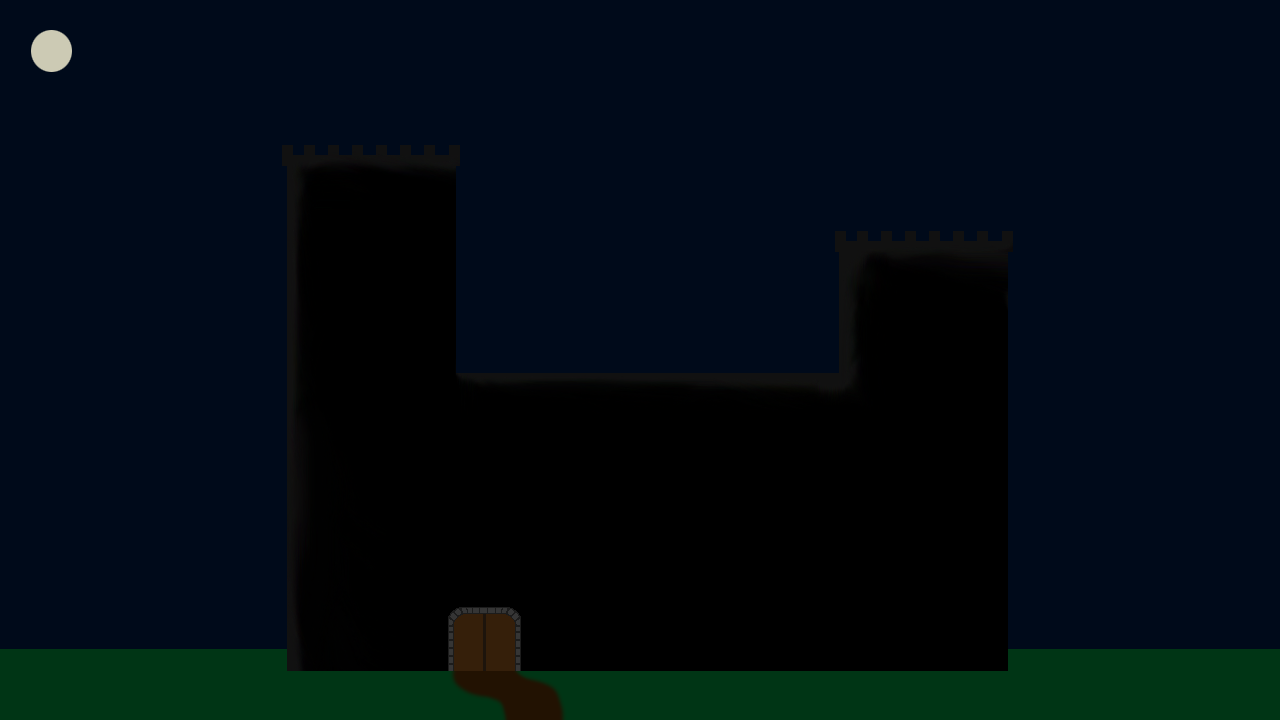
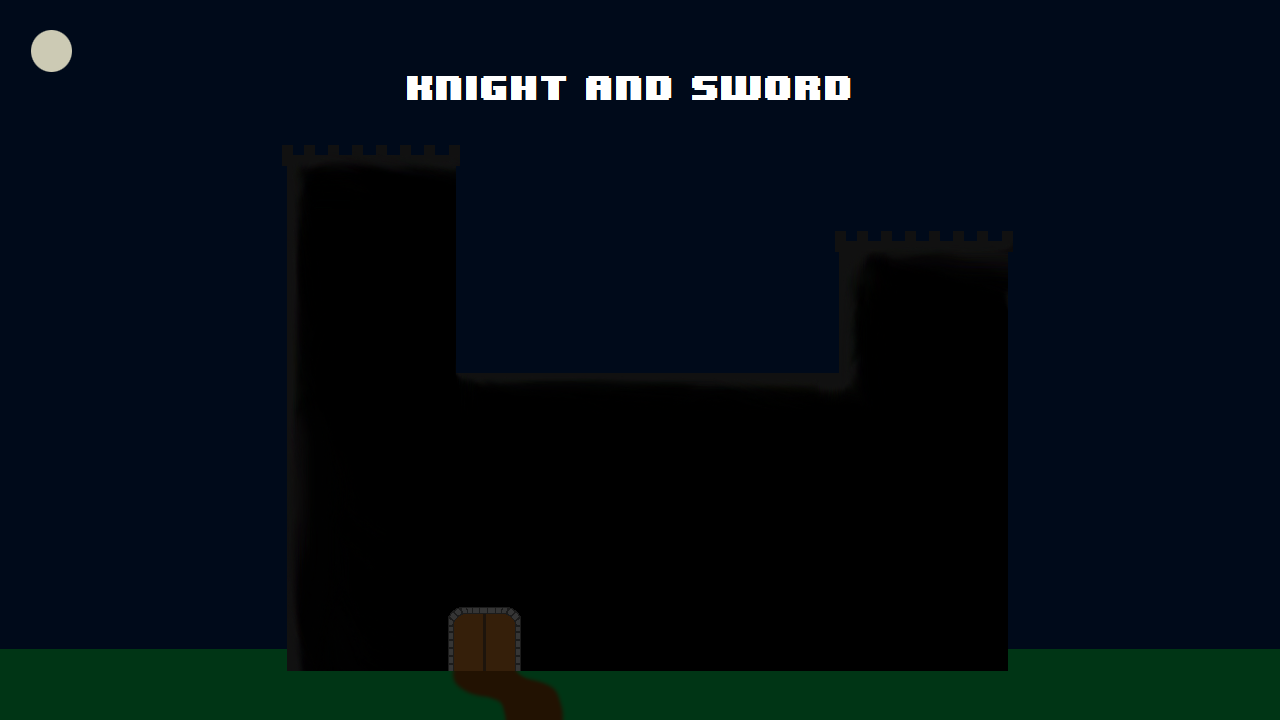
Revision of a layered 1280x720 image; what changed, layer by layer:
added layer "Text" above "Hide Man" over [406, 76, 851, 100]
